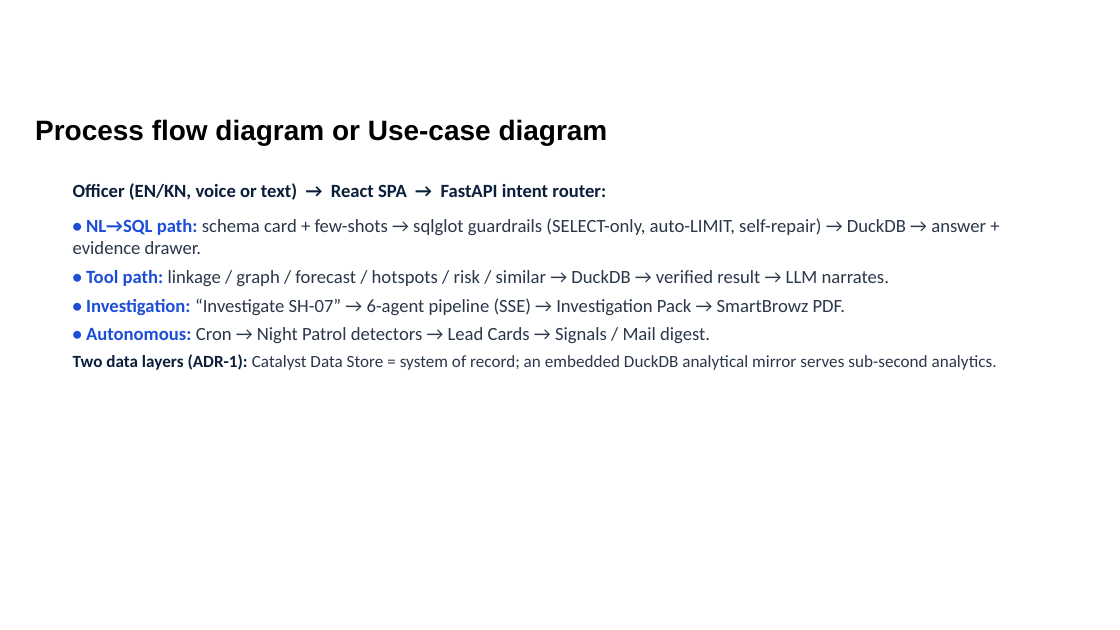
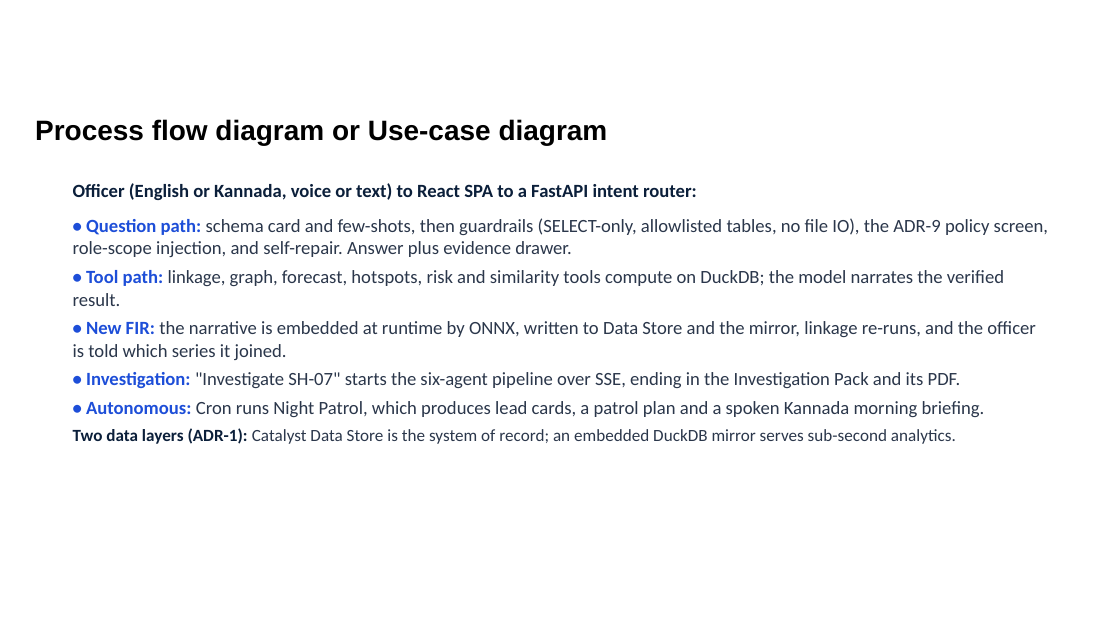
Before and after one commit to arungeekay/anveshak, a slide deck: slide 5 of ANVESHAK_KSP_Datathon_2026_Submission.pptx. Drawn at 1120x630 pixels with LibreOffice and Linux fonts; fonts in the diff are those of the drawing; background and template pictures are left out. Boxes give left, top, right and bottom in pixels: in the first picture for what was removed or moved away, otherwise in the second. Text is boxed around its words. In the diff, an @@ line names an element or a change of style, - is before the commit and + after.

Commit message:
video+deck: refresh both for the Stage-2 feature set
Video (2:38, within the 3-minute limit): re-recorded against the live app covering
all nine views. New beats: the patrol plan, the Trust Center red-team console
refusing injection and caste profiling, the audit chain verifying, a new FIR filed
in plain words joining SH-07 as case 16, the series replay crossing three
districts, the counterfactual, Person 360 and role-scoped answers.

Deck: rewritten for what the app now does, with six fresh screenshots including
the live intake and the red-team console. Benchmarks slide adds the counterfactual,
the ten-second investigation and the guardrail record. Catalyst slide separates
what is live from what is integrated with an honest status.

Also corrected a caption that hardcoded fifteen offences; the intake earlier in the
demo grows the series to sixteen.

```diff
--- a/ANVESHAK_KSP_Datathon_2026_Submission.pptx
+++ b/ANVESHAK_KSP_Datathon_2026_Submission.pptx
@@ text at (73,183,1048,444): text changed @@
-Officer (EN/KN, voice or text) → React SPA → FastAPI intent router:
-• NL→SQL path: schema card + few-shots → sqlglot guardrails (SELECT-only, auto-LIMIT, self-repair) → DuckDB → answer + evidence drawer.
-• Tool path: linkage / graph / forecast / hotspots / risk / similar → DuckDB → verified result → LLM narrates.
-• Investigation: “Investigate SH-07” → 6-agent pipeline (SSE) → Investigation Pack → SmartBrowz PDF.
-• Autonomous: Cron → Night Patrol detectors → Lead Cards → Signals / Mail digest.
-Two data layers (ADR-1): Catalyst Data Store = system of record; an embedded DuckDB analytical mirror serves sub-second analytics.
+Officer (English or Kannada, voice or text) to React SPA to a FastAPI intent router:
+• Question path: schema card and few-shots, then guardrails (SELECT-only, allowlisted tables, no file IO), the ADR-9 policy screen, role-scope injection, and self-repair. Answer plus evidence drawer.
+• Tool path: linkage, graph, forecast, hotspots, risk and similarity tools compute on DuckDB; the model narrates the verified result.
+• New FIR: the narrative is embedded at runtime by ONNX, written to Data Store and the mirror, linkage re-runs, and the officer is told which series it joined.
+• Investigation: "Investigate SH-07" starts the six-agent pipeline over SSE, ending in the Investigation Pack and its PDF.
+• Autonomous: Cron runs Night Patrol, which produces lead cards, a patrol plan and a spoken Kannada morning briefing.
+Two data layers (ADR-1): Catalyst Data Store is the system of record; an embedded DuckDB mirror serves sub-second analytics.
```
Also in this commit, not shown: 13 other slides changed, 11 other files.
